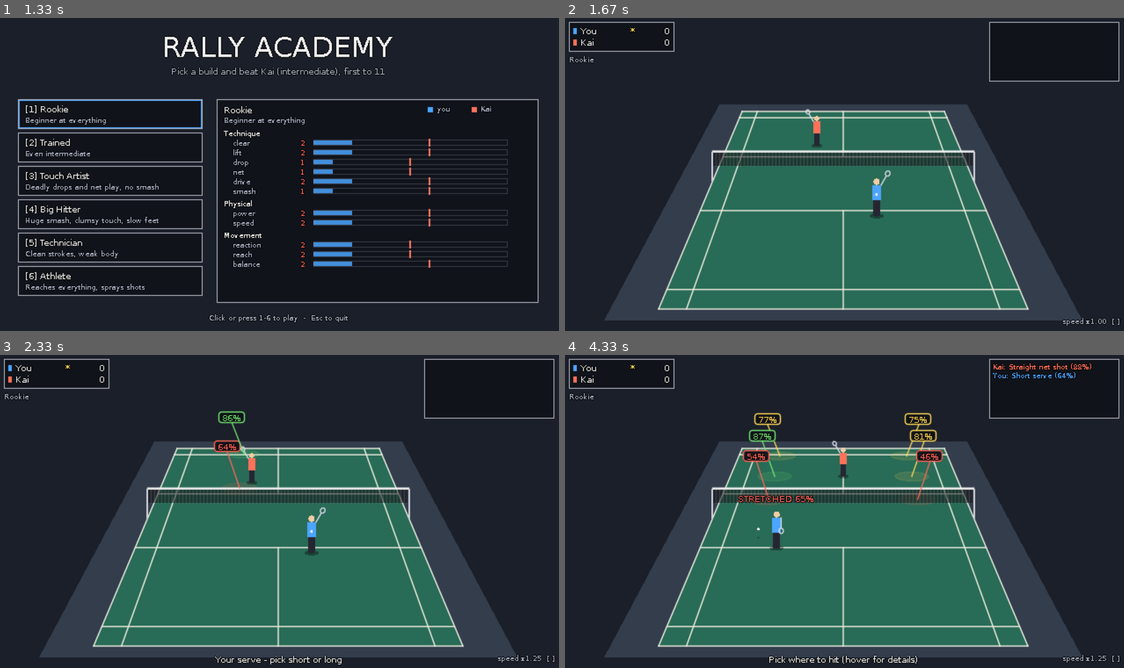
Above: before the commit, frames 1-4 (two rows, left to right).
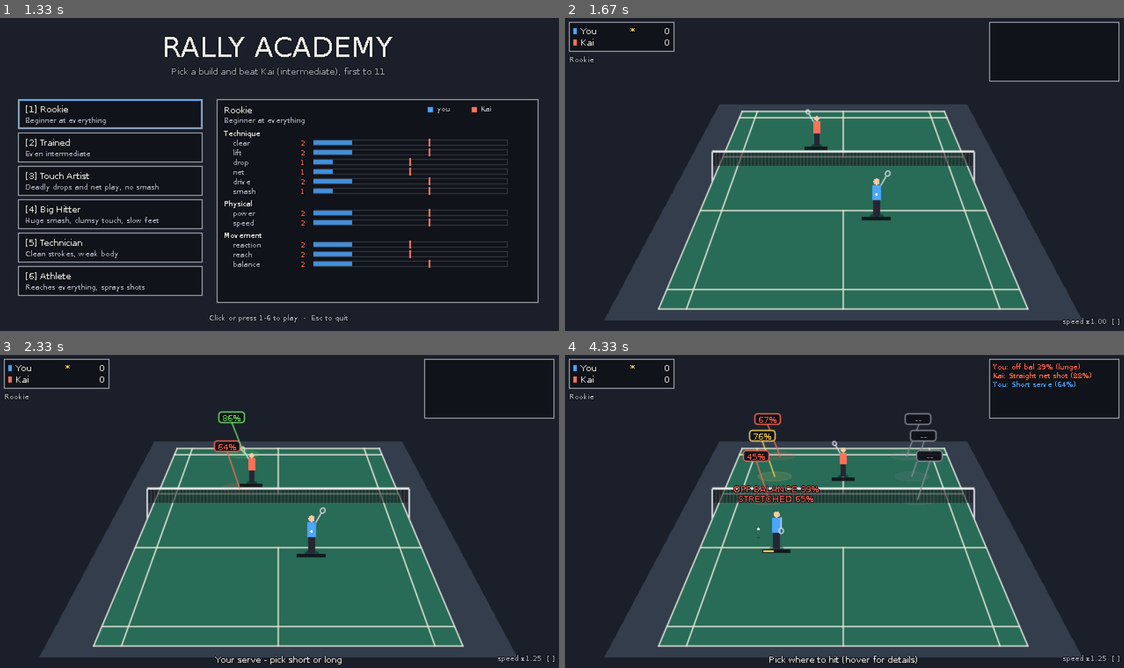
Above: after the commit, the same moments.

Repository: Weisheng-Li/Rally-Academy
Game: LÖVE game, started from main.lua
Same seed, same stepped clock (60 frames per second), same inputs: the game is played once before the commit and once after it.
Inputs (mouse positions are in pixels of both pictures, inside the frame that each line leads up to):
- Up to frame 1 (1.33 s): hold Right 0.33-0.8 s
- Up to frame 2 (1.67 s): click "drive" at 1.38 s
- Up to frame 3 (2.33 s): tap  at 1.67 s
- Up to frame 4 (4.33 s): click (794, 445) at 2.72 s; tap Space at 3 s

Frame 1 is identical in both runs. In frame 2, 0.1% of the frame differs, in the area x 42-59%, y 41-65%; in frame 3, 0.1%; in frame 4, 1.7%, in the area x 30-95%, y 2-64%.

Commit message:
Add off-balance system and flight-time trajectory colors
- Off-balance meter per player (lunge, wrong-foot, smash push it up;
  Balance stat speeds recovery) slowing reaction/speed and adding wobble
- Late or badly off-balance: no smash, cross shots need technique Lv7
  and shake x1.5; balance bar, badge, tooltip and log lines in the UI
- Trajectory preview colored by flight time: red (fast) -> white -> blue
  (floaty), configurable in layout.lua
- Balance rule unit tests (20 tests total)

Co-Authored-By: Claude Opus 5.5 <noreply@anthropic.com>

Diff:
--- a/src/config/layout.lua
+++ b/src/config/layout.lua
@@ -36,6 +36,14 @@
   -- Player / racket / shuttle sizes live in src/core/body.lua (shared with the rules and
   -- checked by tests/), not here.
 
+  -- Trajectory preview color by flight time: fastTime or quicker = fast color,
+  -- slowTime or longer = slow color, passing through mid halfway (red -> white -> blue).
+  flightColors = {
+    fast = { 1.00, 0.30, 0.25 }, fastTime = 0.6,   -- red: hard, quick shots (smash, drive)
+    mid  = { 0.92, 0.92, 0.92 },                    -- white: medium-paced shots (drops)
+    slow = { 0.40, 0.65, 1.00 }, slowTime = 2.0,   -- blue: floaty shots (clear, lift)
+  },
+
   colors = {
     bg         = { 0.10, 0.12, 0.16 },
     floor      = { 0.20, 0.24, 0.30 },
--- a/src/core/athlete.lua
+++ b/src/core/athlete.lua
@@ -5,6 +5,7 @@
 -- longer recovery.
 local V = require("src.core.vec")
 local Body = require("src.core.body")
+local Bal = require("src.data.balance")
 
 local Athlete = {}
 Athlete.__index = Athlete
@@ -22,12 +23,16 @@
   self.delay = 0                   -- seconds before starting to move
   self.speedMul = 1                -- >1 when lunging to make it in time
   self.pose = nil                  -- { state, x, y, h } contact the racket is reaching for (nil = ready)
+  self.offBalance = 0              -- 0 = set and balanced, 1 = completely off balance
   return self
 end
 
 ---------------------------------------------------------------------------- stat -> numbers
-function Athlete:speed() return 2.25 + 0.2 * self.stats.speed end              -- m/s, forward
-function Athlete:reaction() return 0.36 - 0.022 * self.stats.reaction end       -- s
+function Athlete:baseSpeed() return 2.25 + 0.2 * self.stats.speed end          -- m/s when balanced
+function Athlete:speed() return self:baseSpeed() * (1 - Bal.speedLoss * self.offBalance) end
+function Athlete:baseReaction() return 0.36 - 0.022 * self.stats.reaction end   -- s when balanced
+function Athlete:reaction() return self:baseReaction() + Bal.reactionAdd * self.offBalance end
+function Athlete:balanceRecovery() return Bal.recoverBase + Bal.recoverPerLevel * self.stats.balance end -- per s
 function Athlete:recoveryPause() return 0.42 - 0.03 * self.stats.balance end    -- s
 function Athlete:stretchPause() return 0.55 - 0.035 * self.stats.balance end   -- s extra at full stretch
 function Athlete:lungeReach() return 0.25 + 0.05 * self.stats.reach end         -- m extra reach by lunging
@@ -85,6 +90,24 @@
   self.dest = nil
   self.delay = 0
   self.pose = nil
+  self.offBalance = 0
+end
+
+-- Push the off-balance meter up (clamped to 1).
+function Athlete:unsettle(amount)
+  self.offBalance = math.min(1, self.offBalance + amount)
+end
+
+-- Is the athlete currently heading away from point p (so a ball there wrong-foots them)?
+function Athlete:movingAwayFrom(p)
+  if not self.dest or self.delay > 0 then return false end
+  local mx, my = self.dest.x - self.pos.x, self.dest.y - self.pos.y
+  local ml = math.sqrt(mx * mx + my * my)
+  if ml < 0.3 then return false end
+  local px, py = p.x - self.pos.x, p.y - self.pos.y
+  local pl = math.sqrt(px * px + py * py)
+  if pl < 0.3 then return false end
+  return (mx * px + my * py) / (ml * pl) < -0.2     -- pointing more than ~100 degrees apart
 end
 
 function Athlete:moveTo(dest, delay, speedMul)
@@ -96,6 +119,7 @@
 function Athlete:isMoving() return self.dest ~= nil and self.delay <= 0 end
 
 function Athlete:update(dt)
+  self.offBalance = math.max(0, self.offBalance - self:balanceRecovery() * dt)
   if not self.dest then return end
   if self.delay > 0 then
     local used = math.min(self.delay, dt)
--- a/src/core/rally.lua
+++ b/src/core/rally.lua
@@ -11,6 +11,7 @@
 local Court = require("src.core.court")
 local Shots = require("src.core.shots")
 local AI = require("src.core.ai")
+local Bal = require("src.data.balance")
 
 local Rally = {}
 Rally.__index = Rally
@@ -56,7 +57,7 @@
   local hitter = self.players[d.hitterKey]
   local recv = self.players[other(d.hitterKey)]
   local ctx = { stats = hitter.stats, from = d.from, h0 = d.h0, contact = d.contact,
-                incoming = d.incoming, maxSpeed = hitter:maxLaunchSpeed() }
+                incoming = d.incoming, offBalance = hitter.offBalance, maxSpeed = hitter:maxLaunchSpeed() }
   d.ctx = ctx
   local pause = self:_recoveryPause(hitter, d)
   local options = {}
@@ -155,6 +156,7 @@
   elseif res.outcome ~= "in" then
     recv:moveTo(recv:arrival(landing, res.time, Shots.data.earlySlack).bodyDest, recv:startDelay())
   else
+    local wrongFooted = recv:movingAwayFrom(landing)
     local a = recv:arrival(landing, res.time, Shots.data.earlySlack)
     if a.state == "winner" then
       info.outcome = "winner"
@@ -180,7 +182,12 @@
         if a2.state ~= "stretched" then
           a2.bodyDest = recv:hittingSpot(pt)       -- stand beside/behind the actual contact
         end
-        info.next = { contact = a2, from = pt, h0 = hh, incoming = o.shotId }
+        -- how much this shot unsettles the receiver (applied at their contact)
+        local causes = {}
+        if a2.stretch > 0 then causes[#causes + 1] = { "lunge", Bal.stretchGain * a2.stretch } end
+        if wrongFooted then causes[#causes + 1] = { "wrong-foot", Bal.wrongFootGain } end
+        if o.shotId == "smash" then causes[#causes + 1] = { "smash", Bal.smashGain } end
+        info.next = { contact = a2, from = pt, h0 = hh, incoming = o.shotId, unsettle = causes }
         endTime = tc
         local delay = recv:startDelay()
         local bx, by = a2.bodyDest.x - recv.pos.x, a2.bodyDest.y - recv.pos.y
@@ -224,6 +231,17 @@
 function Rally:_resolveFlight()
   local f = self.flightInfo
   if f.outcome == "return" then
+    local recv = self.players[f.receiverKey]
+    local total, names = 0, {}
+    for _, c in ipairs(f.next.unsettle or {}) do
+      recv:unsettle(c[2])
+      total = total + c[2]
+      names[#names + 1] = c[1]
+    end
+    if total > 0 then
+      self:_emit({ type = "unsettle", key = f.receiverKey, who = recv.name, amount = total,
+                   causes = table.concat(names, ", "), level = recv.offBalance })
+    end
     self:_beginDecision(f.receiverKey, "rally", f.next)
     return
   end
--- a/src/core/shots.lua
+++ b/src/core/shots.lua
@@ -4,6 +4,7 @@
 local Data = require("src.data.shots")
 local Traj = require("src.core.trajectory")
 local SM = require("src.core.shot_model")
+local Bal = require("src.data.balance")
 
 local Shots = { data = Data }
 
@@ -43,7 +44,7 @@
 local function isSided(from) return math.abs(from.x) > 0.5 end
 
 -- ctx: { stats, from = ground pos, h0, contact = {state, stretch}, incoming = shotId|nil,
---        maxSpeed, court = landing area (optional) }
+--        offBalance = 0..1, maxSpeed, court = landing area (optional) }
 function Shots.evaluate(ctx, target, shotId)
   local def = Data.types[shotId]
   local stats = ctx.stats
@@ -65,9 +66,11 @@
   if inc ~= 1 then
     factor("Returning a " .. Data.types[ctx.incoming].name:lower(), string.format("wobble x%.2f", inc), "bad")
   end
-  local mul = tech * tm * inc
-  local bw = Data.baseWobble
-  local wobble = { angle = bw.angle * mul, dir = bw.dir * mul, speed = bw.speed * mul }
+  local ob = ctx.offBalance or 0
+  local obMul = 1 + Bal.wobbleAdd * ob
+  if ob >= 0.05 then
+    factor(string.format("Off balance %d%%", math.floor(ob * 100 + 0.5)), string.format("wobble x%.2f", obMul), "bad")
+  end
 
   local from = ctx.from
   local dx, dy = target.x - from.x, target.y - from.y
@@ -82,6 +85,26 @@
     cross = (from.x > 0) ~= (target.x > 0)
     name = (cross and "Cross " or "Straight ") .. def.name:lower()
   end
+
+  -- Late (stretched) or badly off balance: only straight and defensive shots are easy.
+  local late = not def.serve and (ctx.contact.state == "stretched" or ob >= Bal.restrictAt)
+  local lateMul = 1
+  local lateReason
+  if late and shotId == "smash" then
+    lateReason = "Too late / off balance to smash"
+  elseif late and cross then
+    if lvl < Bal.crossMinTechnique then
+      lateReason = string.format("Too late for a cross shot (needs %s Lv%d)", Data.skillNames[def.skill],
+        Bal.crossMinTechnique)
+    else
+      lateMul = Bal.lateCrossWobble
+      factor("Late cross shot", string.format("wobble x%.2f", lateMul), "bad")
+    end
+  end
+
+  local mul = tech * tm * inc * obMul * lateMul
+  local bw = Data.baseWobble
+  local wobble = { angle = bw.angle * mul, dir = bw.dir * mul, speed = bw.speed * mul }
 
   local base = { shotId = shotId, def = def, name = name, cross = cross, factors = factors,
                  wobble = wobble, wobbleMul = mul, distance = dist }
@@ -92,6 +115,7 @@
     return base
   end
 
+  if lateReason then return unavailable(lateReason) end
   if def.minContact and h0 < def.minContact then
     return unavailable(string.format("Too low to smash (contact %.1f m)", h0))
   end
@@ -107,8 +131,8 @@
       v = v - Data.smashSpeedStep
     end
     if not sol then return unavailable("Can't smash over the net from here") end
-    factor(string.format("Power Lv%d (max %d m/s)", stats.power, maxV),
-      v < maxV and string.format("%d m/s (net limits)", v) or string.format("%d m/s", v), nil)
+    factor(string.format("Power Lv%d", stats.power),
+      v < maxV and string.format("%d of %d m/s (net)", v, maxV) or string.format("%d m/s", v), nil)
   else
     sol = Traj.solve(h0, dist, netS, def.spec)
     if not sol then return unavailable("No way to play this from here") end
--- /dev/null
+++ b/src/data/balance.lua
@@ -0,0 +1,19 @@
+-- Off-balance system (placeholder numbers). Each player has an off-balance meter 0..1.
+-- Setup shots push it up; time (and the Balance stat) brings it back down.
+return {
+  -- what pushes it up (added when the shot is played / hit at you)
+  stretchGain = 0.6,        -- x stretch (0..1) when you had to lunge for it
+  wrongFootGain = 0.35,     -- the ball goes away from where you were moving
+  smashGain = 0.2,          -- returning a smash
+  -- recovery per second: base + perLevel * Balance stat
+  recoverBase = 0.35,
+  recoverPerLevel = 0.06,
+  -- effects at full off-balance (scaled by the meter)
+  reactionAdd = 0.25,       -- s extra before the first step
+  speedLoss = 0.30,         -- fraction of running speed lost
+  wobbleAdd = 0.80,         -- wobble x(1 + wobbleAdd * meter)
+  -- limited shots: when stretched or off balance >= restrictAt
+  restrictAt = 0.6,
+  crossMinTechnique = 7,    -- cross-court shots need this technique level when late
+  lateCrossWobble = 1.5,    -- and even then they shake more
+}
--- a/src/view/court_view.lua
+++ b/src/view/court_view.lua
@@ -5,6 +5,7 @@
 local Draw = require("src.view.draw")
 local Figure = require("src.view.figure")
 local Body = require("src.core.body")
+local Bal = require("src.data.balance")
 
 local CourtView = {}
 local C = Layout.colors
@@ -77,6 +78,17 @@
   Draw.color(C.shadow, 0.35 * alpha)
   love.graphics.ellipse("fill", x, y, w * 0.8, w * 0.3)
 
+  -- off-balance bar under the feet (empty = balanced, full red = completely off balance)
+  if a.offBalance then
+    local bw = math.max(16, w * 3)
+    local bx, by = math.floor(x - bw / 2), math.floor(y + 3)
+    Draw.color(C.panel, 0.9 * alpha)
+    love.graphics.rectangle("fill", bx - 1, by - 1, bw + 2, 4)
+    local ob = a.offBalance
+    Draw.color(ob >= Bal.restrictAt and C.bad or C.ok, alpha)
+    love.graphics.rectangle("fill", bx, by, math.floor(bw * ob + 0.5), 2)
+  end
+
   -- legs, torso (top = shoulder), head
   local legH = bh * 0.42
   Draw.color({ 0.15, 0.15, 0.2 }, alpha)
--- a/src/view/decision_ui.lua
+++ b/src/view/decision_ui.lua
@@ -112,14 +112,25 @@
   love.graphics.polygon("line", pts)
 end
 
+-- Path color = how long the shuttle takes to land: fast (hard) shots one color,
+-- slow (floaty) shots the other, blended in between. No reading of the opponent.
+function DecisionUI.flightColor(t)
+  local fc = Layout.flightColors
+  local u = math.max(0, math.min(1, (t - fc.fastTime) / (fc.slowTime - fc.fastTime)))
+  local a, b = fc.fast, fc.mid
+  if u > 0.5 then a, b, u = fc.mid, fc.slow, u - 0.5 end
+  u = u * 2
+  return { a[1] + (b[1] - a[1]) * u, a[2] + (b[2] - a[2]) * u, a[3] + (b[3] - a[3]) * u }
+end
+
 function DecisionUI:_drawPath(o)
   local path = o.eval.path
   if not path then return end
-  Draw.color(C.text, 0.75)
+  Draw.color(DecisionUI.flightColor(o.eval.flight), 0.95)
   for i = 2, #path - 1, 2 do
     local p = path[i]
     local x, y = self.cam:project(p.x, p.y, p.h)
-    love.graphics.rectangle("fill", math.floor(x), math.floor(y), 1, 1)
+    love.graphics.rectangle("fill", math.floor(x), math.floor(y), 2, 2)
   end
 end
 
@@ -223,10 +234,15 @@
   -- contact badge over the hitter
   local ct = d.contact
   local label = CONTACT_LABEL[ct.state]
+  local x, y = cam:project(hitter.pos.x, hitter.pos.y, require("src.core.body").MAX_REACH + 0.4)
   if label then
     if ct.state == "stretched" then label = string.format("%s %d%%", label, math.floor(ct.stretch * 100 + 0.5)) end
-    local x, y = cam:project(hitter.pos.x, hitter.pos.y, require("src.core.body").MAX_REACH + 0.4)
     Draw.text(label, x - 50, y, ct.state == "early" and C.good or C.bad, Assets.fonts.normal, "center", 100)
+    y = y - 11
+  end
+  if hitter.offBalance >= 0.05 then
+    Draw.text(string.format("OFF BALANCE %d%%", math.floor(hitter.offBalance * 100 + 0.5)), x - 60, y,
+      C.bad, Assets.fonts.normal, "center", 120)
   end
 
   local hovered = self.mode == "target" and self.hover and d.options[self.hover]
@@ -264,7 +280,11 @@
     local st = RECEIVER[a.state]
     if a.state == "stretched" then st = string.format("%s %d%%", st, math.floor(a.stretch * 100 + 0.5)) end
     local col = (a.state == "winner" or a.state == "stretched") and C.good or (a.state == "early" and C.bad or C.ok)
-    add("Opponent", st, col)
+    add("Opponent reach", st, col)
+    local recv = rally.players[rally.decision.hitterKey == "near" and "far" or "near"]
+    if recv.offBalance >= 0.05 then
+      add("Opponent off balance", pct(recv.offBalance), C.good)
+    end
   end
 
   local w = tt.width
--- a/src/view/hud.lua
+++ b/src/view/hud.lua
@@ -29,6 +29,9 @@
       local col = ev.winner == "near" and C.good or C.bad
       self:push(string.format("Point %s - %s", who, REASON[ev.reason]), col)
       self.popups[#self.popups + 1] = { text = REASON[ev.reason], pos = ev.pos, t = 0, col = col }
+    elseif ev.type == "unsettle" then
+      local col = ev.key == "near" and C.bad or C.good
+      self:push(string.format("%s: off bal %d%% (%s)", ev.who, math.floor(ev.level * 100 + 0.5), ev.causes), col)
     end
   end
 end
--- a/tests/main.lua
+++ b/tests/main.lua
@@ -3,7 +3,7 @@
 -- t:near(actual, expected, tol, msg)  t:ok(cond, msg)
 package.path = "./?.lua;" .. package.path
 
-local FILES = { "tests.test_body", "tests.test_figure" }
+local FILES = { "tests.test_body", "tests.test_figure", "tests.test_balance" }
 
 local T = {}
 T.__index = T
--- /dev/null
+++ b/tests/test_balance.lua
@@ -0,0 +1,70 @@
+-- Off-balance and late-shot rules (core only).
+local Athlete = require("src.core.athlete")
+local Shots = require("src.core.shots")
+local Bal = require("src.data.balance")
+
+local function athlete(level)
+  local s = {}
+  for _, k in ipairs({ "clear", "lift", "drop", "net", "drive", "smash", "power", "speed",
+                       "reaction", "reach", "balance" }) do s[k] = level end
+  return Athlete.new({ name = "T", stats = s }, 1)
+end
+
+-- near player hitting from the back right; cross target = far back right (screen -x side)
+local function ctx(a, contact, ob)
+  return { stats = a.stats, from = { x = 1.8, y = 5.6 }, h0 = 2.0, contact = contact,
+           offBalance = ob or 0, maxSpeed = a:maxLaunchSpeed() }
+end
+local STRAIGHT = { x = 1.85, y = -5.8 }
+local CROSS = { x = -1.85, y = -5.8 }
+local ONTIME = { state = "ontime", stretch = 0 }
+local LATE = { state = "stretched", stretch = 0.6 }
+
+return {
+  ["off balance slows reaction and running"] = function(t)
+    local a = athlete(5)
+    local r0, v0 = a:reaction(), a:speed()
+    a.offBalance = 1
+    t:near(a:reaction() - r0, Bal.reactionAdd, 1e-9, "reaction added")
+    t:near(a:speed() / v0, 1 - Bal.speedLoss, 1e-9, "speed fraction")
+  end,
+
+  ["off balance recovers over time, faster with Balance stat"] = function(t)
+    local slow, fast = athlete(2), athlete(8)
+    slow.offBalance, fast.offBalance = 1, 1
+    slow:update(1); fast:update(1)
+    t:ok(fast.offBalance < slow.offBalance, "higher Balance should recover faster")
+    t:near(1 - slow.offBalance, Bal.recoverBase + 2 * Bal.recoverPerLevel, 1e-9, "recovery per second")
+  end,
+
+  ["late cross shot is disabled below the technique threshold"] = function(t)
+    local a = athlete(Bal.crossMinTechnique - 1)
+    local ev = Shots.evaluate(ctx(a, LATE), CROSS, "clear")
+    t:ok(not ev.available, "cross clear should be unavailable when late")
+    local st = Shots.evaluate(ctx(a, LATE), STRAIGHT, "clear")
+    t:ok(st.available, "straight clear should still be available")
+  end,
+
+  ["late cross shot is allowed with high technique but shakier"] = function(t)
+    local a = athlete(Bal.crossMinTechnique)
+    local late = Shots.evaluate(ctx(a, LATE), CROSS, "clear")
+    t:ok(late.available, "cross clear should be available at the threshold")
+    local straight = Shots.evaluate(ctx(a, LATE), STRAIGHT, "clear")
+    t:near(late.wobbleMul / straight.wobbleMul, Bal.lateCrossWobble, 1e-9, "late cross wobble")
+  end,
+
+  ["badly off balance counts as late even with on-time contact"] = function(t)
+    local a = athlete(5)
+    local ev = Shots.evaluate(ctx(a, ONTIME, Bal.restrictAt), CROSS, "clear")
+    t:ok(not ev.available, "cross should be limited when off balance")
+    local ok = Shots.evaluate(ctx(a, ONTIME, Bal.restrictAt - 0.01), CROSS, "clear")
+    t:ok(ok.available, "just below the limit it is allowed")
+  end,
+
+  ["off balance adds wobble"] = function(t)
+    local a = athlete(5)
+    local calm = Shots.evaluate(ctx(a, ONTIME, 0), STRAIGHT, "clear")
+    local shaky = Shots.evaluate(ctx(a, ONTIME, 0.5), STRAIGHT, "clear")
+    t:near(shaky.wobbleMul / calm.wobbleMul, 1 + Bal.wobbleAdd * 0.5, 1e-9, "wobble multiplier")
+  end,
+}
